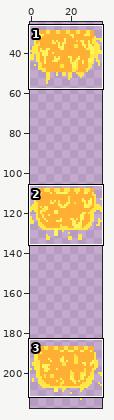
One commit to this sprite sheet: NPCs/Bosses/MagmaWormBody.png. The picture above shows the old version from afar; the outline marks the close-up.
Close-up. Old version:
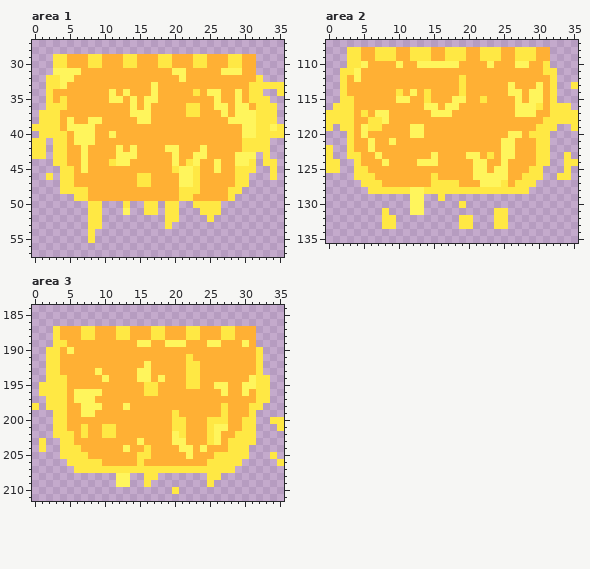
The file is 72x474 pixels, drawn in blocks of 2x2; one block is one cell here. Shown: area 1: x 0..35, y 27..57; area 2: x 0..35, y 107..135; area 3: x 0..35, y 184..211. The wide view leaves out empty margins.
The same view after the edit:
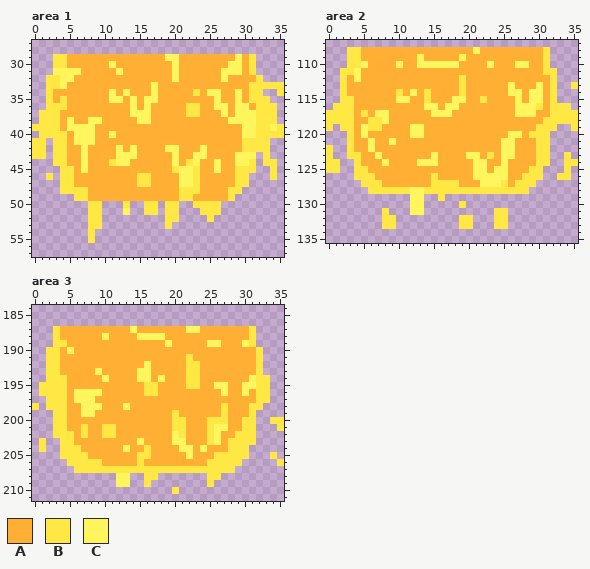
Palette (. is transparent): A #ffb034  B #ffe844  C #fff55c
The exact change:
Area 1:
Colour B gives way to colour A in row 29 at x 8 to 9, 13 to 14, 18, 23 to 24 and 28; in row 30 at x 8 to 9, 13 to 14, 18 to 19 and 23 to 24.
Colour C gives way to colour A in rows 31 to 32 at x 21.
Colour A gives way to colour B in rows 29 to 31 at x 31.
Colour A gives way to colour C in row 29 at x 20; in row 30 at x 11 and 20; in row 31 at x 12; in row 32 at x 20 and 27.
Colour B gives way to colour C in row 29 at x 19 and 29; in row 30 at x 28 to 29.
Area 2:
Colour B gives way to colour A in row 108 at x 7 to 9, 12 to 14, 17 to 19, 22 to 24 and 27 to 29; in row 109 at x 7 to 9, 12, 14, 17 to 18, 22 to 24 and 27 to 29.
Colour A gives way to colour B in rows 108 to 109 at x 31.
Colour A gives way to colour C in row 108 at x 21.
Colour B gives way to colour C in row 109 at x 13 and 19.
Area 3:
Colour B gives way to colour A in row 187 at x 7 to 8, 12 to 13, 17 to 18 and 27 to 28; in row 188 at x 7 to 8, 12 to 13, 22 to 23 and 27 to 28.
Colour C gives way to colour A in row 189 at x 15 to 16 and 20 to 21.
Colour A gives way to colour B in rows 187 to 189 at x 31.
Colour A gives way to colour C in row 187 at x 14; in row 188 at x 10 and 15 to 16.
Colour B gives way to colour C in row 187 at x 22 to 23; in row 188 at x 17 to 18.
